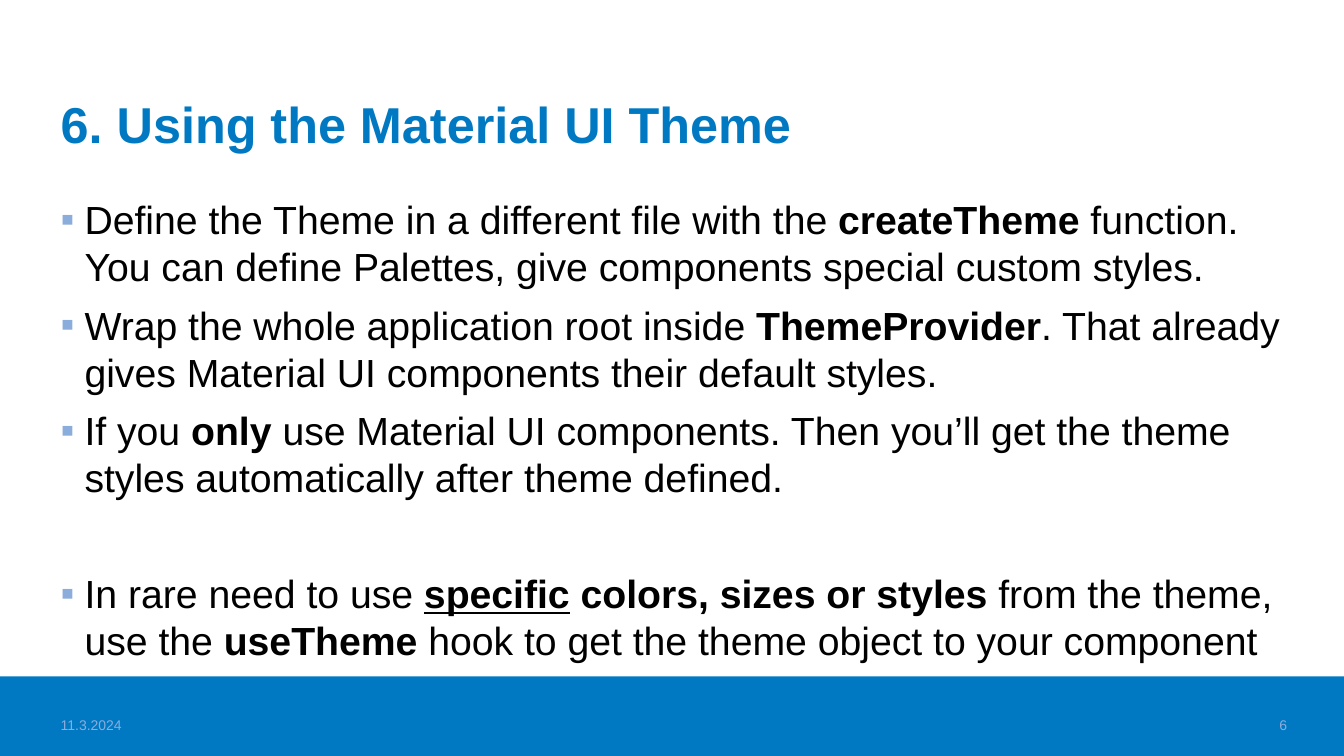
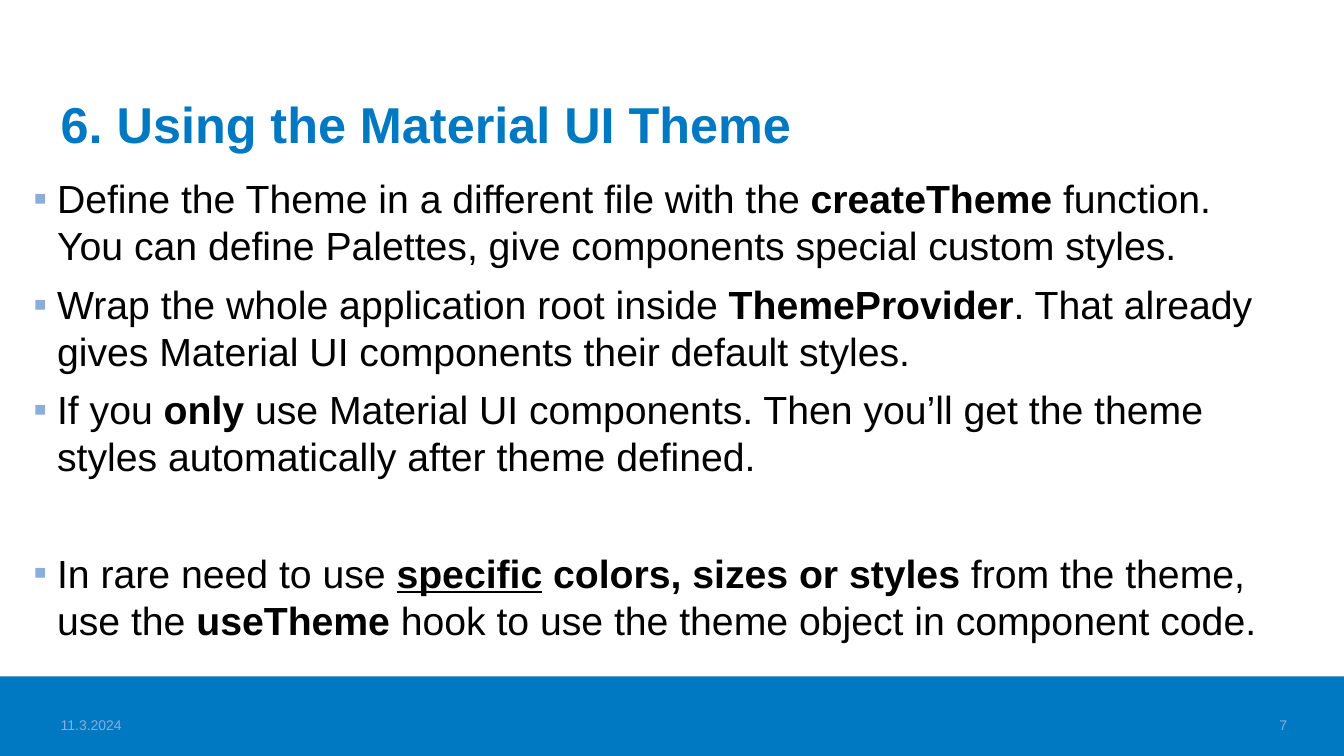
Before and after one commit to haagahelia/ohke-teknologiat, a slide deck: slide 7 of 05_frontend/Frontend_VideoTopics.pptx (slide 6 before the commit). Drawn at 1344x756 pixels with LibreOffice and Linux fonts; fonts in the diff are those of the drawing; background and template pictures are left out. Boxes give left, top, right and bottom in pixels: in the first picture for what was removed or moved away, otherwise in the second. Text is boxed around its words. In the diff, an @@ line names an element or a change of style, - is before the commit and + after.

Commit message:
Polishing Frontend learning material even more

```diff
--- a/05_frontend/Frontend_VideoTopics.pptx
+++ b/05_frontend/Frontend_VideoTopics.pptx
@@ text "Define the Theme in a ...": place and size @@
-text "Define the Theme in a ..." at [85,205,1279,663]
+text "Define the Theme in a ..." at [57,184,1256,643]
@@ text at [57,559,1256,643]: text changed @@
-▪ In rare need to use specific colors, sizes or styles from the theme, use the useTheme hook to get the theme object to your component
+▪ In rare need to use specific colors, sizes or styles from the theme, use the useTheme hook to use the theme object in component code.
@@ page number at [1279,720,1287,730]: text changed @@
-6
+7
```
Also in this commit, not shown: 6 other slides changed, 1 slide added, 1 other file.
